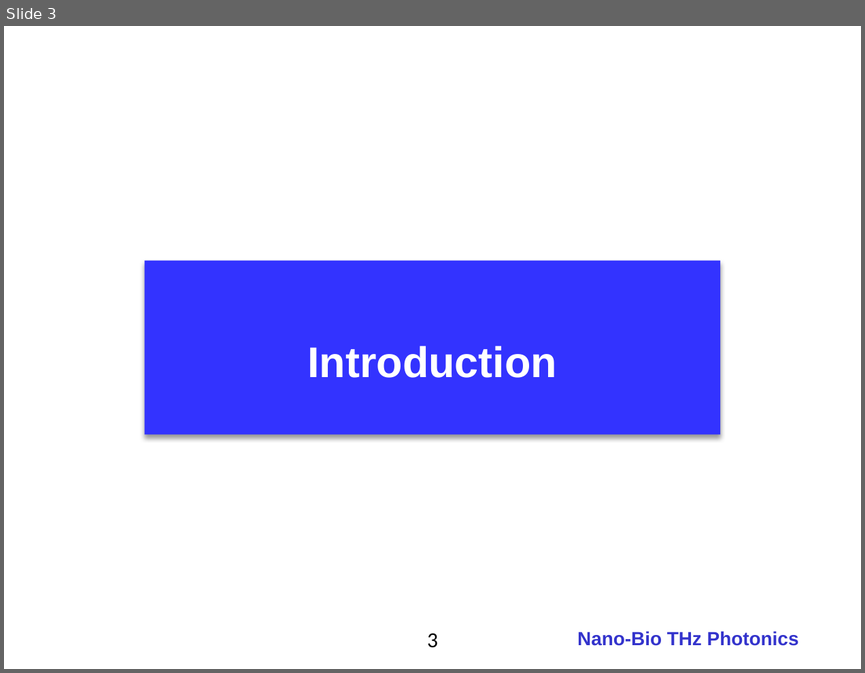
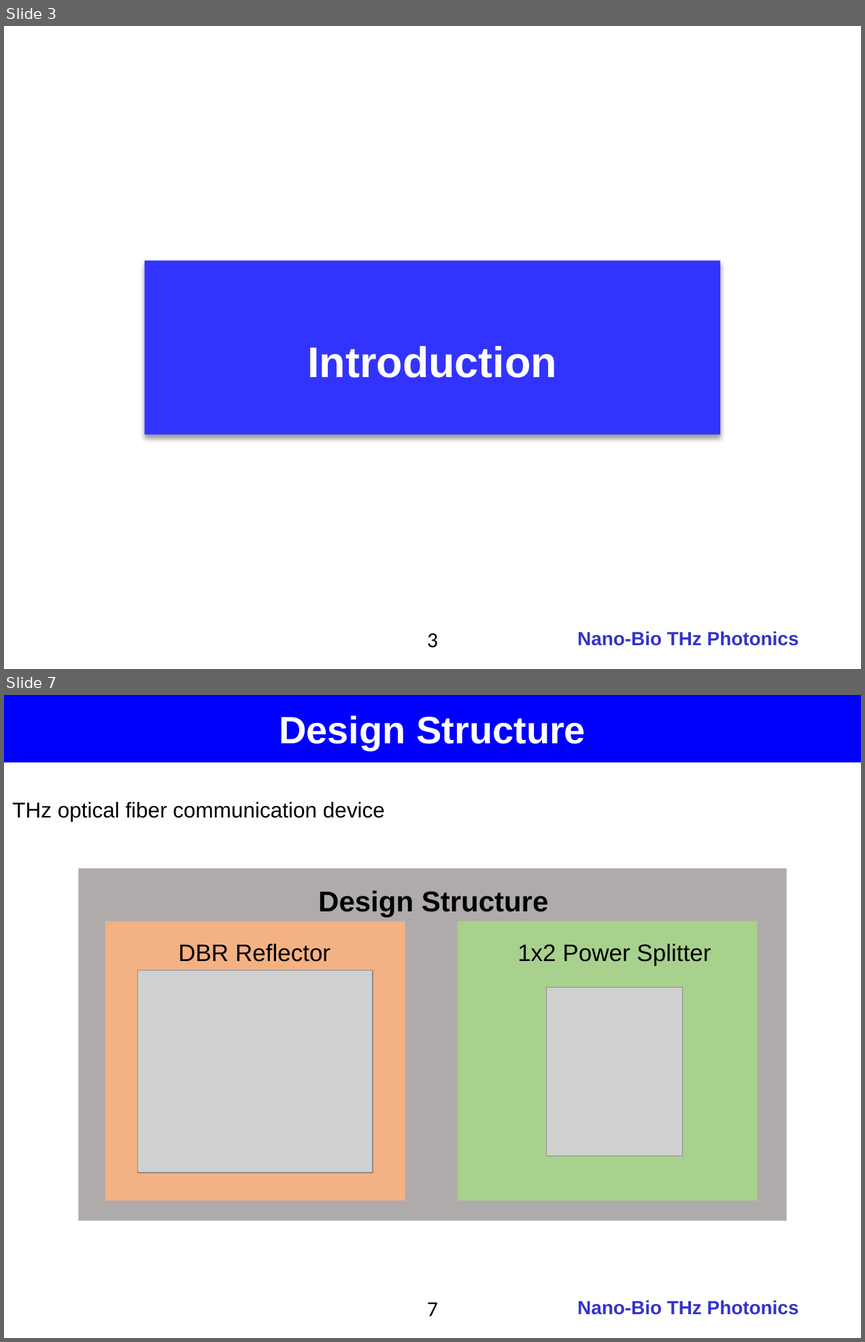
Before and after one commit to jglee96/NBTP_Lab, a slide deck: 개인/석사학위논문/Thesis_Presentation.pptx. Shown one above the other, each under a label of ours: slide 3 before the commit, slides 3 and 7 after it; the slides between them are not shown. The pictures are 865x673 and 865x1342 pixels, drawn with LibreOffice and Linux fonts; fonts in the diff are those of the drawing; grey boxes stand for pictures; background and template pictures are left out. Boxes give left, top, right and bottom in pixels: in the first picture for what was removed or moved away, otherwise in the second. Text is boxed around its words. In the diff, an @@ line names an element or a change of style, - is before the commit and + after.

```diff
--- a/개인/석사학위논문/Thesis_Presentation.pptx
+++ b/개인/석사학위논문/Thesis_Presentation.pptx
@@ slide 7 added at box(4, 695, 861, 1338), background #FFFFFF; not listed: 1 template element that a slide beside it also shows @@
@@ rectangle added at box(4, 695, 861, 763), fill #0000FF, 32 pt, text #FFFFFF, bold @@
+Design Structure
@@ text added at box(12, 802, 385, 821), 18 pt, text #000000 @@
+THz optical fiber communication device
@@ rectangle added at box(79, 868, 786, 1220), fill #AFABAB @@
@@ text added at box(318, 890, 549, 917), 24 pt, text #000000, bold @@
+Design Structure
@@ rectangle added at box(105, 921, 405, 1200), fill #F4B183 @@
@@ rectangle added at box(458, 921, 757, 1200), fill #A9D18E @@
@@ text added at box(178, 943, 330, 962), 20 pt, text #000000 @@
+DBR Reflector
@@ text added at box(517, 943, 711, 966), 20 pt, text #000000 @@
+1x2 Power Splitter
@@ picture added at box(138, 970, 373, 1172) @@
@@ picture added at box(547, 987, 682, 1156) @@
@@ page number added at box(427, 1302, 438, 1316), 18 pt, text #000000 @@
+7
```
Also in this commit, not shown: 2 slides changed, 32 other slides added, 9 other files.
